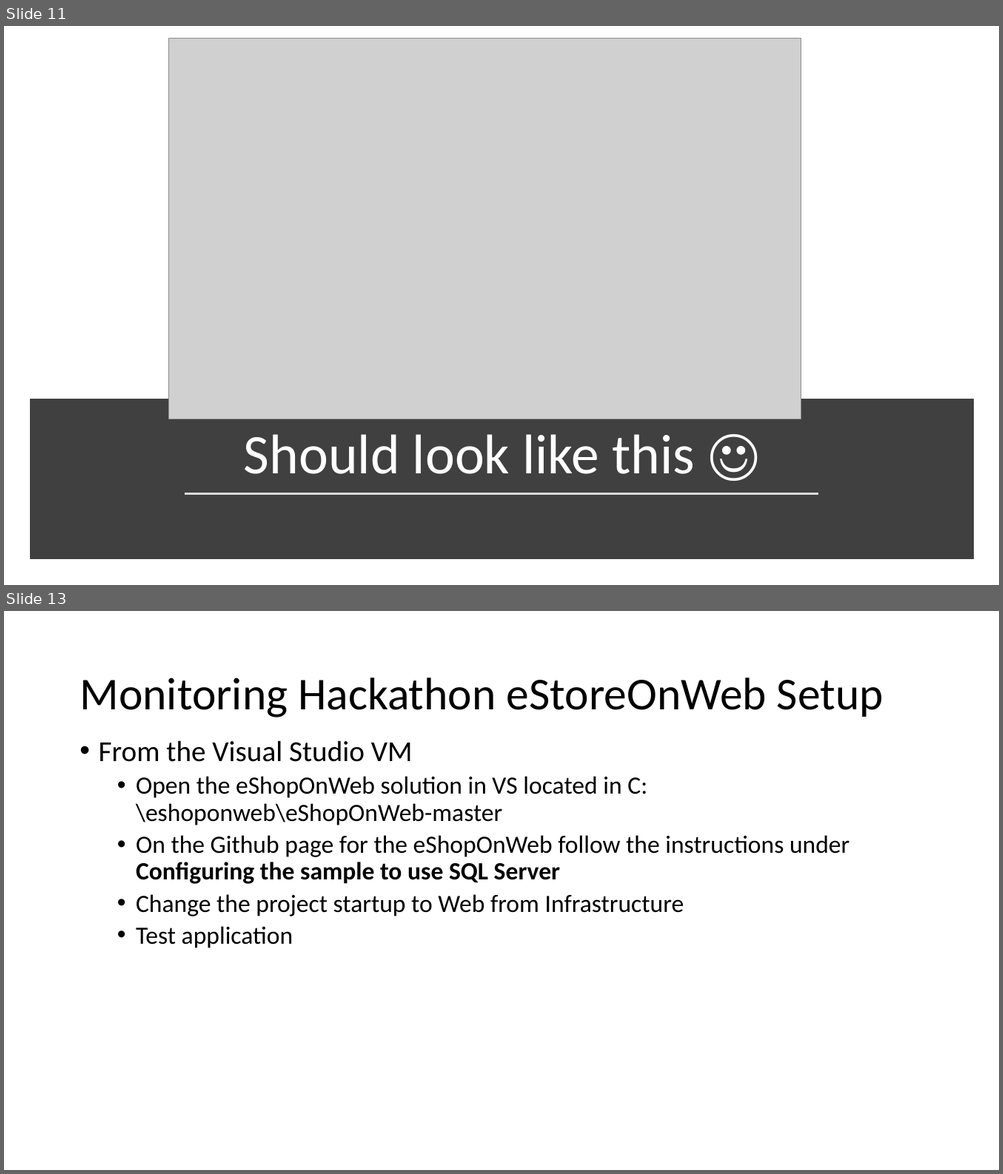
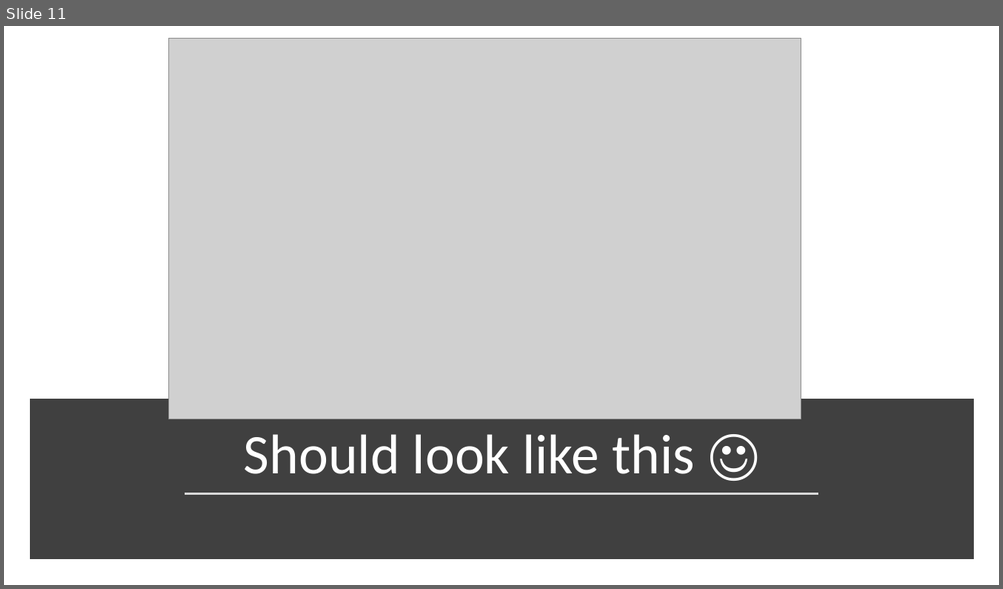
Before and after one commit to rkuehfus/pre-ready-2019-H1, a slide deck: Student/Guides/Challenges.pptx. Shown one above the other, each under a label of ours: slides 11 and 13 before the commit, slide 11 after it; the slides between them are not shown. The pictures are 1003x1174 and 1003x589 pixels, drawn with LibreOffice and Linux fonts; fonts in the diff are those of the drawing; grey boxes stand for pictures. Boxes give left, top, right and bottom in pixels: in the first picture for what was removed or moved away, otherwise in the second. Text is boxed around its words. In the diff, an @@ line names an element or a change of style, - is before the commit and + after.

```diff
--- a/Student/Guides/Challenges.pptx
+++ b/Student/Guides/Challenges.pptx
@@ slide 13 removed at (x1=4, y1=611, x2=999, y2=1170), background #FFFFFF @@
@@ title removed at (x1=79, y1=678, x2=883, y2=718) @@
-Monitoring Hackathon eStoreOnWeb Setup
@@ text removed at (x1=99, y1=741, x2=849, y2=948) @@
-• From the Visual Studio VM
-  • Open the eShopOnWeb solution in VS located in C:\eshoponweb\eShopOnWeb-master
-  • On the Github page for the eShopOnWeb follow the instructions under
-    Configuring the sample to use SQL Server
-  • Change the project startup to Web from Infrastructure
-  • Test application
```
Also in this commit, not shown: 2 slides changed, 1 other slide removed, 2 other files.
